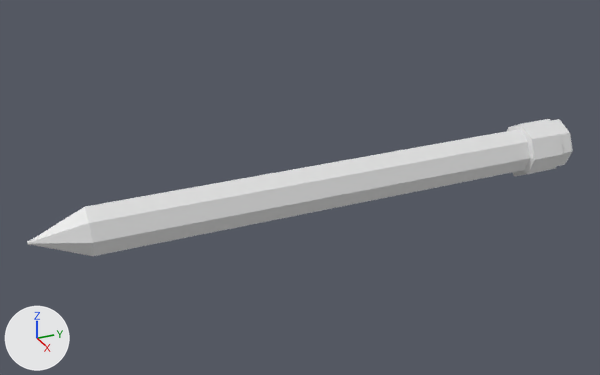
An edit to the FBX model JogoDeTerror/Assets/NossoJogo/Assets/Cat/lapis2.fbx, drawn before and after from the same camera.
Rendered twice from a 50 mm lens placed at (0.282, -0.138, 0.141), pointed at (-0.005, -0.009, -0.003). The axes (+X, +Y, +Z) are drawn at lower left. The lights are the same throughout. The older version comes first.
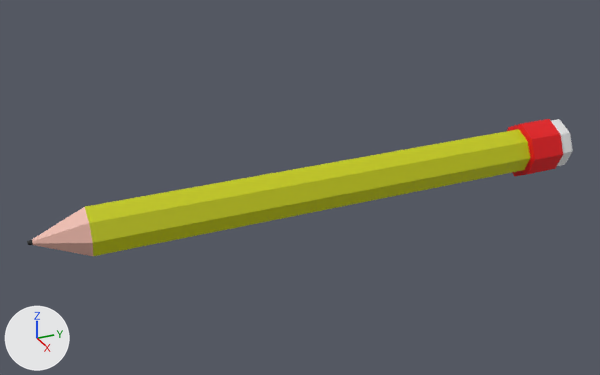
The newer file is also rescaled (x20.91), turned or shifted as a whole; pictures and numbers use the older file's frame.

What changed in the scene script:
```text
Change mat_material_001:
    mat_material_001.base_color: (0.8, 0.8, 0.8) -> (0.576, 0.61, 0.0)  # white #e7e7e7 -> yellow #c8cd00
Add mat_material_003:
    mat_material_003 = principled_material('Material.003')
    mat_material_003.base_color = (0.0, 0.0, 0.0)  # black #000000
Add mat_material_004:
    mat_material_004 = principled_material('Material.004')
    mat_material_004.base_color = (0.8, 0.0, 0.00343)  # red #e7000b
Add mat_material_002:
    mat_material_002 = principled_material('Material.002')
    mat_material_002.base_color = (0.8, 0.452, 0.377)  # beige #e7b3a5
Add mat_material_005:
    mat_material_005 = principled_material('Material.005')
    mat_material_005.base_color = (0.8, 0.8, 0.8)  # white #e7e7e7
Change me_cube_001:
    where me_cube_001.from_pydata(...)  # 82 vertices, 80 faces; spans x -1.76..1.76, y -1.25..1.22, z -1.9..1.9
    used by ob_cube; location = (0.0, 0.0, -0.0023); scale = (-0.00688, -0.0975, -0.00688)
    me_cube_001 part 1: all 8 faces centred in x -0.66..0.66, y 1.1, z -0.69..0.69 switch from mat_material_001 (white #e7e7e7) to mat_material_002 (beige #e7b3a5)
    me_cube_001 part 2: all 16 faces centred in x -1.5..1.5, y -1.09..-1.0, z -1.57..1.57 switch from mat_material_001 (white #e7e7e7) to mat_material_004 (red #e7000b)
    add me_cube_001.materials.append(mat_material_003)  # black #000000
    add me_cube_001.materials.append(mat_material_005)  # white #e7e7e7
```

Location of each change, [x1, y1, x2, y2] in pixels of the pictures (600 x 375 px):
'Cube', recoloured (white to yellow): [27, 119, 567, 256] in both
part 1 of me_cube_001, recoloured (white to beige): [32, 207, 93, 256] in both
part 2 of me_cube_001, recoloured (white to red): [507, 119, 563, 176] in both
